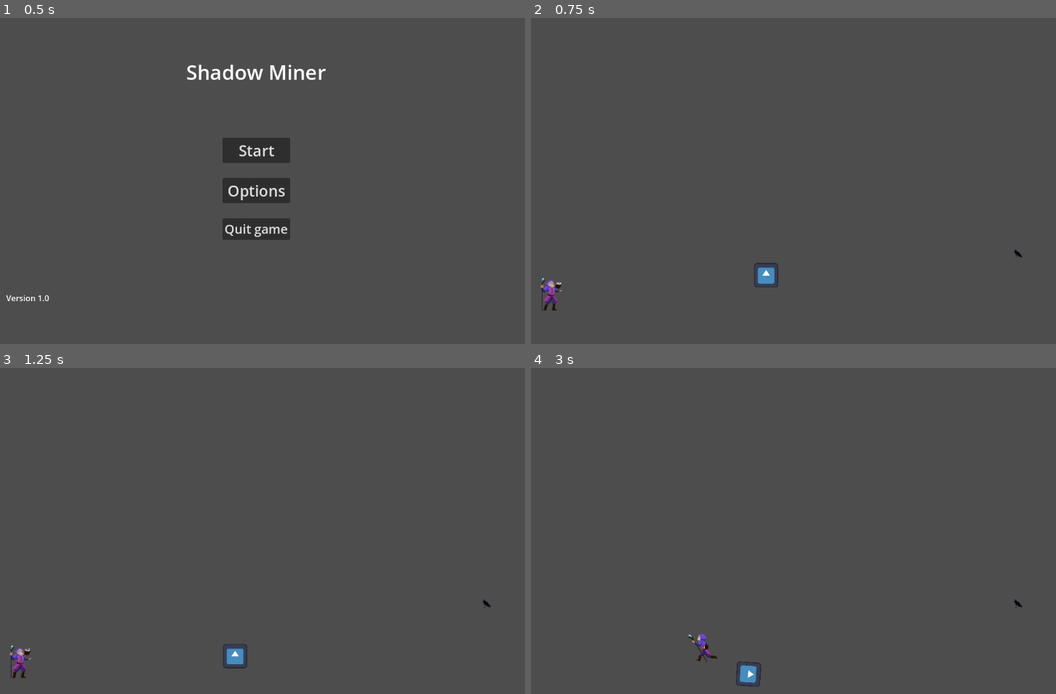
Above: before the commit, frames 1-4 (two rows, left to right).
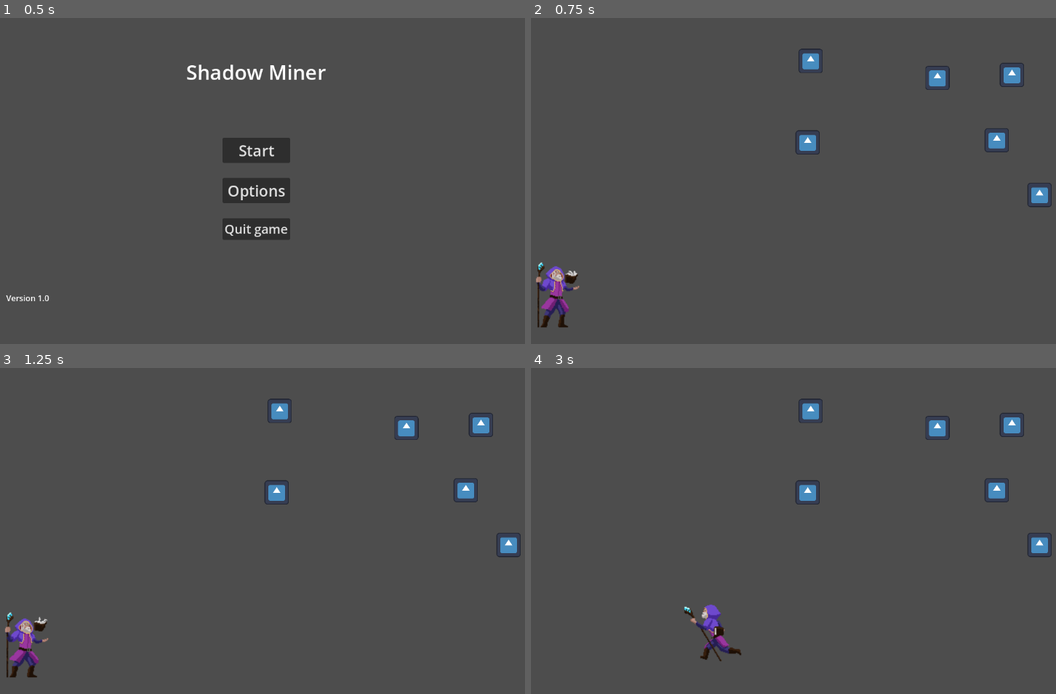
Above: after the commit, the same moments.

Repository: Aditya-1301/ShadowMiner
Game: Godot game, scene res://scenes/main_menu.tscn
Two runs of this game, one before a commit and one after it. Both use one fixed random seed, a clock stepped at 60 frames per second and the inputs below. The engine's default icon, where the game draws it, is replaced by a stand-in: a white triangle on a blue panel in a dark square.
Inputs (mouse positions are in pixels of both pictures, inside the frame that each line leads up to):
- Up to frame 1 (0.5 s): no input
- Up to frame 2 (0.75 s): click "Start" at 0.5 s
- Up to frame 3 (1.25 s): no input
- Up to frame 4 (3 s): tap Enter (ui_accept) at 1.25, 1.52, 2.27 s; move the mouse to (914, 514) at 1.27 s; hold Right (ui_right) 1.28-2.78 s; click (914, 514) at 1.35 s; move the mouse to (672, 547) at 2.02 s; right-click (672, 547) at 2.1 s; click (672, 547) at 2.3 s; move the mouse to (846, 459) at 2.77 s; hold Left (ui_left) from 2.78 s (still down); click (846, 459) at 2.85 s

Frame 1 is identical in both runs. In frame 2, 2.3% of the frame differs, in the area x 0-100%, y 9-95%; in frame 3, 2.3%, in the area x 0-100%, y 9-96%; in frame 4, 2.2%.

Commit message:
Extremely rudimentary staff mechanism implemented

Diff:
--- a/project.godot
+++ b/project.godot
@@ -31,7 +31,21 @@
 "events": [Object(InputEventMouseButton,"resource_local_to_scene":false,"resource_name":"","device":-1,"window_id":0,"a …(258 unchanged characters)…
 ]
 }
+aim_set={
+"deadzone": 0.5,
+"events": [Object(InputEventKey,"resource_local_to_scene":false,"resource_name":"","device":-1,"window_id":0,"alt_pressed":false,"shift_pressed":false,"ctrl_pressed":false,"meta_pressed":false,"pressed":false,"keycode":0,"physical_keycode":4194309,"key_label":0,"unicode":0,"echo":false,"script":null)
+]
+}
+aim_cancel={
+"deadzone": 0.5,
+"events": [Object(InputEventKey,"resource_local_to_scene":false,"resource_name":"","device":-1,"window_id":0,"alt_pressed":false,"shift_pressed":false,"ctrl_pressed":false,"meta_pressed":false,"pressed":false,"keycode":0,"physical_keycode":4194308,"key_label":0,"unicode":0,"echo":false,"script":null)
+]
+}
 
 [layer_names]
 
 2d_physics/layer_4="Attraction layer"
+
+[physics]
+
+2d/default_gravity_vector=Vector2(0, 0)
--- a/scenes/item.tscn
+++ b/scenes/item.tscn
@@ -1,8 +1,7 @@
 [gd_scene load_steps=4 format=3 uid="uid://bh0jnoo8dxubg"]
 
 [ext_resource type="Texture2D" uid="uid://dnh03ilikv25n" path="res://icon.svg" id="1_76mxi"]
-
-[sub_resource type="GDScript" id="GDScript_5etvt"]
+[ext_resource type="Script" path="res://scripts/item.gd" id="1_uidwd"]
 
 [sub_resource type="CircleShape2D" id="CircleShape2D_saf4e"]
 
@@ -11,7 +10,7 @@
 collision_mask = 8
 can_sleep = false
 linear_damp = 5.0
-script = SubResource("GDScript_5etvt")
+script = ExtResource("1_uidwd")
 
 [node name="Sprite2D" type="Sprite2D" parent="."]
 scale = Vector2(0.5, 0.5)
@@ -19,3 +18,5 @@
 
 [node name="CollisionShape2D" type="CollisionShape2D" parent="."]
 shape = SubResource("CircleShape2D_saf4e")
+
+[connection signal="body_entered" from="." to="." method="_on_body_entered"]
--- a/scenes/player.tscn
+++ b/scenes/player.tscn
@@ -280,28 +280,24 @@
 }]
 
 [sub_resource type="RectangleShape2D" id="RectangleShape2D_nq41f"]
-size = Vector2(41, 78)
-
-[sub_resource type="GDScript" id="GDScript_8d084"]
-script/source = "extends Area2D
-
-"
-
-[sub_resource type="CircleShape2D" id="CircleShape2D_8ogxk"]
-radius = 247.002
+size = Vector2(85, 165)
+
+[sub_resource type="RectangleShape2D" id="RectangleShape2D_ui3qh"]
+size = Vector2(196, 891.5)
 
 [node name="Player" type="CharacterBody2D"]
 collision_layer = 11
 script = ExtResource("1_68gri")
 
 [node name="AnimatedSprite2D" type="AnimatedSprite2D" parent="."]
-position = Vector2(-6, 0)
+position = Vector2(15, 0)
+scale = Vector2(2, 2)
 sprite_frames = SubResource("SpriteFrames_24qxx")
-animation = &"attack1"
+animation = &"idle"
 autoplay = "idle"
 
 [node name="CollisionShape2D" type="CollisionShape2D" parent="."]
-position = Vector2(-15.5, 7)
+position = Vector2(-1.5, 10.5)
 shape = SubResource("RectangleShape2D_nq41f")
 
 [node name="Attraction Zone" type="Area2D" parent="."]
@@ -309,8 +305,7 @@
 collision_mask = 8
 gravity_space_override = 1
 gravity_point = true
-script = SubResource("GDScript_8d084")
 
 [node name="CollisionShape2D" type="CollisionShape2D" parent="Attraction Zone"]
-position = Vector2(-21, -1)
-shape = SubResource("CircleShape2D_8ogxk")
+position = Vector2(-17, -383.75)
+shape = SubResource("RectangleShape2D_ui3qh")
--- a/scenes/stage0.tscn
+++ b/scenes/stage0.tscn
@@ -1,7 +1,6 @@
-[gd_scene load_steps=5 format=3 uid="uid://c6ncnlf15l8g3"]
+[gd_scene load_steps=4 format=3 uid="uid://c6ncnlf15l8g3"]
 
 [ext_resource type="PackedScene" uid="uid://dsottsavymv0e" path="res://scenes/player.tscn" id="1_ulxur"]
-[ext_resource type="PackedScene" uid="uid://c0o0sn4wtauet" path="res://scenes/bat_enemy.tscn" id="2_rwggn"]
 [ext_resource type="PackedScene" uid="uid://bh0jnoo8dxubg" path="res://scenes/item.tscn" id="3_yfli6"]
 
 [sub_resource type="WorldBoundaryShape2D" id="WorldBoundaryShape2D_1v4ht"]
@@ -23,10 +22,44 @@
 position = Vector2(325, 125)
 zoom = Vector2(0.75, 0.75)
 
-[node name="BatEnemy" parent="." instance=ExtResource("2_rwggn")]
-position = Vector2(931, 319)
+[node name="Items" type="Node" parent="."]
 
-[node name="Item" parent="." instance=ExtResource("3_yfli6")]
-position = Vector2(269, 365)
+[node name="Item3" parent="Items" instance=ExtResource("3_yfli6")]
+position = Vector2(879, 17)
 collision_layer = 9
 collision_mask = 9
+
+[node name="Item2" parent="Items" instance=ExtResource("3_yfli6")]
+position = Vector2(387, -193)
+collision_layer = 9
+collision_mask = 9
+
+[node name="Item4" parent="Items" instance=ExtResource("3_yfli6")]
+position = Vector2(992, 162)
+collision_layer = 9
+collision_mask = 9
+
+[node name="Item5" parent="Items" instance=ExtResource("3_yfli6")]
+position = Vector2(574, -378)
+collision_layer = 9
+collision_mask = 9
+
+[node name="Item6" parent="Items" instance=ExtResource("3_yfli6")]
+position = Vector2(253, -362)
+collision_layer = 9
+collision_mask = 9
+
+[node name="Item7" parent="Items" instance=ExtResource("3_yfli6")]
+position = Vector2(919, -156)
+collision_layer = 9
+collision_mask = 9
+
+[node name="Item8" parent="Items" instance=ExtResource("3_yfli6")]
+position = Vector2(722, -148)
+collision_layer = 9
+collision_mask = 9
+
+[node name="Item" parent="Items" instance=ExtResource("3_yfli6")]
+position = Vector2(379, 23)
+collision_layer = 9
+collision_mask = 9
--- /dev/null
+++ b/scripts/item.gd
@@ -0,0 +1,6 @@
+extends RigidBody2D
+
+
+# Called when the node enters the scene tree for the first time.
+func _ready():
+	gravity_scale = 0
--- a/scripts/player.gd
+++ b/scripts/player.gd
@@ -8,20 +8,28 @@
 var gravity = ProjectSettings.get_setting("physics/2d/default_gravity")
 @onready var animated_sprite_2d = $AnimatedSprite2D
 @onready var attraction_zone = $"Attraction Zone"
+@onready var items = $"../Items"
 
 
 func _ready():
 	attraction_zone.gravity_space_override = attraction_zone.SPACE_OVERRIDE_DISABLED
+
 
 func _input(_event):
 	if Input.is_action_just_pressed("staff_on"):
 		attraction_zone.gravity_space_override = attraction_zone.SPACE_OVERRIDE_COMBINE
 		attraction_zone.gravity_point = true
 		print("Staff Enabled!")
+		for i in items.get_children():
+			i.gravity_scale = 1
 	elif Input.is_action_just_pressed("staff_off"):
 		attraction_zone.gravity_space_override = attraction_zone.SPACE_OVERRIDE_DISABLED
 		attraction_zone.gravity_point = false
 		print("Staff Disabled!")
+	elif Input.is_action_just_pressed("aim_set"):
+		attraction_zone.look_at(get_global_mouse_position())
+	elif Input.is_action_just_pressed("aim_cancel"):
+		attraction_zone.rotation = 0
 
 
 func _physics_process(delta):
@@ -34,7 +42,6 @@
 		if Input.is_action_just_pressed("ui_accept") and is_on_floor():
 			velocity.y = JUMP_VELOCITY
 			animated_sprite_2d.play("jump")
-
 
 	# Get the input direction and handle the movement/deceleration.
 	# As good practice, you should replace UI actions with custom gameplay actions.
Not shown: 1 places in scenes/player.tscn that only renumber resources
